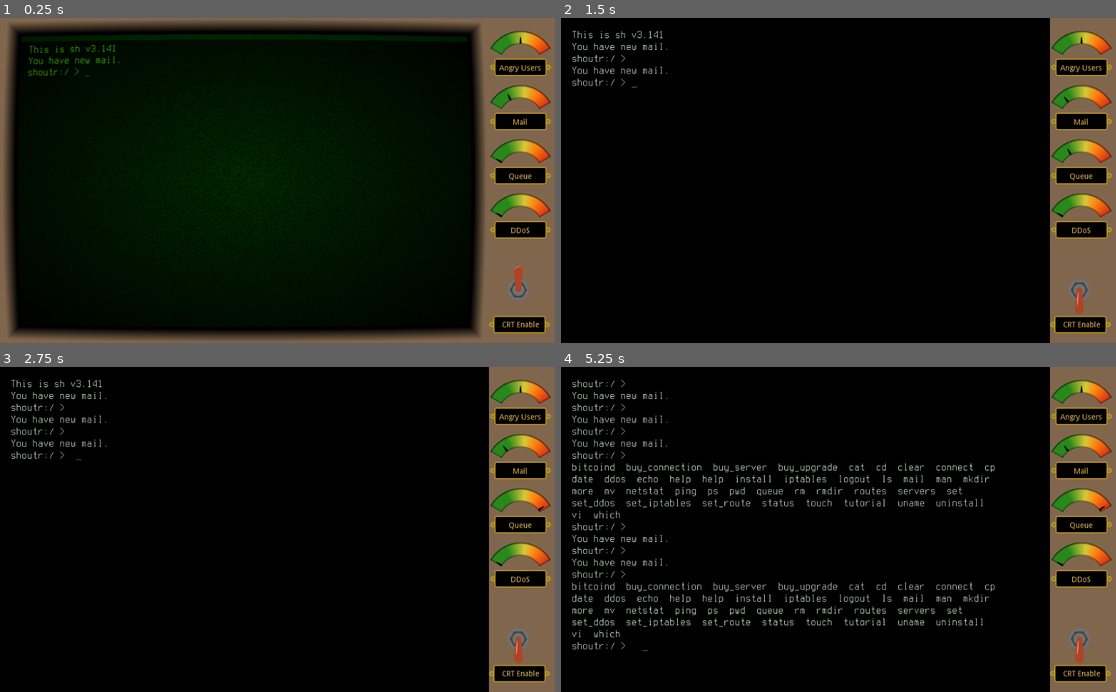
Above: before the commit, frames 1-4 (two rows, left to right).
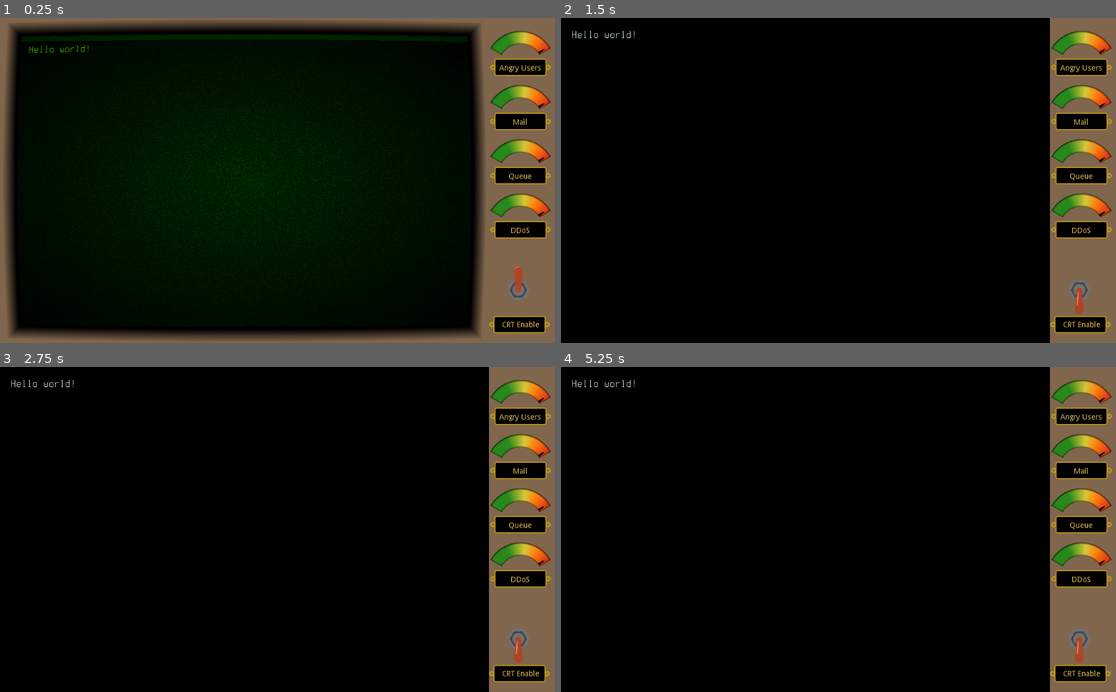
Above: after the commit, the same moments.

Repository: SmBe19/LD46
Game: Godot game, scene res://scn/root.tscn
Same seed, same stepped clock (60 frames per second), same inputs: the game is played once before the commit and once after it.
Inputs (mouse positions are in pixels of both pictures, inside the frame that each line leads up to):
- Up to frame 1 (0.25 s): no input
- Up to frame 2 (1.5 s): click (1077, 291) at 0.5 s; tap Enter at 1.25 s; hold Right from 1.28 s (still down); tap Backspace at 1.35 s
- Up to frame 3 (2.75 s): tap Space at 1.52, 2, 2.27 s; release Right at 2.03 s; hold Down from 2.03 s (still down); tap Enter at 2.1 s
- Up to frame 4 (5.25 s): tap Enter at 2.75, 4.25, 4.35 s; release Down at 2.78 s; hold Right 2.78-3.53 s; tap Tab at 2.85, 5.1 s; tap Space at 3.5, 3.77, 4.52, 5 s; hold Up 3.53-4.28 s; tap Backspace at 3.6 s; hold Left from 4.28 s (still down)

The runs differ from the first frame. In frame 1, 0.4% of the frame differs, in the area x 5-99%, y 5-62%; in frame 2, 0.5%; in frame 3, 0.6%; in frame 4, 4.1%, in the area x 2-99%, y 3-88%.
Error before the commit: Invalid get index '0' (on base: 'Nil'). (res://src/cmd/sh.gd:63)
Error after the commit: Parse Error: Too few arguments for "_init()" call. Expected at least 3. (res://src/root.gd:185)

Commit message:
daily report

Diff:
--- a/cfg/requests.json
+++ b/cfg/requests.json
@@ -1,7 +1,7 @@
 [
 	{
-		"name": "fake",
-		"human_name": "Fake Request",
+		"name": "ddos",
+		"human_name": "DDoS Request",
 		"level": -1,
 		"requirements": []
 	},
--- a/cfg/services.json
+++ b/cfg/services.json
@@ -134,7 +134,7 @@
 	"human_name": "Blackhole Package Dropper",
 	"inputs": [
 		{
-		"name": "fake",
+		"name": "ddos",
 		"count": 1
 		}
 	],
@@ -146,10 +146,10 @@
 	},
 	{
 	"name": "analyzer",
-	"human_name": "Fake Request Analyzer",
+	"human_name": "DDoS Request Analyzer",
 	"inputs": [
 		{
-		"name": "fake",
+		"name": "ddos",
 		"count": 10
 		}
 	],
--- a/src/cmd/ddos.gd
+++ b/src/cmd/ddos.gd
@@ -5,9 +5,9 @@
 
 func help():
 	send_output("Show ddos configuration.\n")
-	send_output("Some users flood your network with fake requests. You don't receive any money from these requests and the only goal is to overwhelm your system.")
-	send_output("You can use DDoS detection to scan a request. If the request is deemed a fake request, its request type is changed to 'fake'. Note however, that some small part of the real requests will also be classified as fake (see set_ddos).\n")
-	send_output("The fake requests can be sent to the blackhole service, which just drops them, or to the analyzer service, which gives you the corresponding ip addresses. You can then use these with iptables and in the ddos configuration to filter the traffic.\n")
+	send_output("Some users flood your network with fake ddos requests. You don't receive any money from these requests and the only goal is to overwhelm your system.")
+	send_output("You can use DDoS detection to scan a request. If the request is deemed a ddos request, its request type is changed to 'ddos'. Note however, that some small part of the real requests will also be classified as ddos (see set_ddos).\n")
+	send_output("The ddos requests can be sent to the blackhole service, which just drops them, or to the analyzer service, which gives you the corresponding ip addresses. You can then use these with iptables and in the ddos configuration to filter the traffic.\n")
 	usage()
 	send_output("\nAlso see: set_ddos, queue")
 
@@ -33,7 +33,7 @@
 	for i in server.ddos_detected:
 		blocked += i
 	send_output('Checked ' + str(checked) + ' requests in last 30s.')
-	send_output('Detected ' + str(blocked) + ' fake requests in last 30s.')
+	send_output('Detected ' + str(blocked) + ' ddos requests in last 30s.')
 	for route in node.children.keys():
 		if route.begins_with('.'):
 			continue
--- a/src/cmd/debug_init.gd
+++ b/src/cmd/debug_init.gd
@@ -12,7 +12,7 @@
 	Root.servers[2].install_service('database')
 	Root.servers[1].install_service('analyzer')
 	server.fs_root.open('etc/requests/*', true).content = 'apps'
-	server.fs_root.open('etc/requests/fake', true).content = 'shoutr\nanalyzer\n'
+	server.fs_root.open('etc/requests/ddos', true).content = 'shoutr\nanalyzer\n'
 
 	for i in 20:
 		UserHandler.generate_user()
--- a/src/cmd/man.gd
+++ b/src/cmd/man.gd
@@ -71,7 +71,7 @@
 				send_output(" * " + type + " x" + str(requests[type]))
 		if args[1] == 'ddos':
 			send_output(' ')
-			send_output('This service will return the same request or a fake request.')
+			send_output('This service will return the same request or a ddos request if detected.')
 		foundSomething = true
 	if args[1] == "list":
 
--- a/src/cmd/set_ddos.gd
+++ b/src/cmd/set_ddos.gd
@@ -5,7 +5,7 @@
 
 func help():
 	send_output("Set ddos configuration.\n")
-	send_output("The ddos checker has a certain probability of marking a valid request as fake.\nWith check_count the packet is inspected several times and thus this probability decreases.\nA request is only checked with a certain probability (given by sample_rate, a value between 0 and 100).\n")
+	send_output("The ddos checker has a certain probability of marking a valid request as ddos.\nWith check_count the packet is inspected several times and thus this probability decreases.\nA request is only checked with a certain probability (given by sample_rate, a value between 0 and 100).\n")
 	send_output("\nThese configs can be changed on an ip range basis (ip_prefix is the first part of the ip address, e.g. '10' denotes the ip range '10.0.0.0/24').\nUse * to set the default configuration.\n")
 	usage()
 	send_output("\nAlso see: ddos")
--- a/src/mail/user.gd
+++ b/src/mail/user.gd
@@ -9,9 +9,11 @@
 var type
 var sendsMails : bool = false
 
-func _init(type):
+func _init(type, init = true):
 	self.type = type
 	happiness = 0.5
+	if not init:
+		return
 	var existingMailer = false
 	for user in UserHandler.users:
 		if user.type == type and user.sendsMails:
@@ -42,6 +44,7 @@
 		MailHandler.send_mail(mail)
 	if happiness < 0:
 		print("User left")
+		Root.daily_users_left += 1
 		UserHandler.remove_user(self)
 
 func generate_request():
@@ -64,6 +67,7 @@
 		if Root.game_tick - request.start_tick > 200:
 			print("Took too long to process request", request.id)
 			packets.erase(request)
+			Root.daily_request_fail += 1
 			failed_request()
 	if (randi() % 10 == 0 and len(packets) < 3):
 		generate_request()
--- a/src/mail/user_handler.gd
+++ b/src/mail/user_handler.gd
@@ -20,6 +20,7 @@
 	return json_result.result
 
 func generate_user():
+	Root.daily_users_new += 1
 	var index = randi() % len(user_types)
 	var user = User.new(user_types[index])
 	users.append(user)
--- a/src/root.gd
+++ b/src/root.gd
@@ -1,7 +1,6 @@
 extends Control
 
 const TICK_PER_SECOND = 10
-const LOSE_TICK_WITHOUT_SUCCESS = 100000 # TODO reduce
 
 var request_handler
 var servers = []
@@ -12,14 +11,43 @@
 var global_uuid = 0
 var money = 2048
 var money_log = []
-
-var last_successful_request = 0
+var daily_report_mail_type
+var daily_report_sender_type
+var daily_report_sender
+var daily_request_complete = 0
+var daily_request_complete_fake = 0
+var daily_request_fail = 0
+var daily_request_drop = 0
+var daily_request_block = 0
+var daily_request_fake_checked = 0
+var daily_request_fake_detected = 0
+var daily_request_fake_detected_wrong = 0
+var daily_request_fake_dropped = 0
+var daily_request_fake_blocked = 0
+var daily_users_new = 0
+var daily_users_left = 0
+
 var game_running = true
 
 func _init():
 	randomize()
 	add_new_server("shoutr", "10.0.0.1")
 	servers[0].disk *= 2
+	init_daily_report()
+
+func init_daily_report():
+	daily_report_mail_type = MailType.new({
+		'content': '',
+		'subject': 'Daily Report',
+		'type': 'daily_report',
+	})
+	daily_report_sender_type = UserType.new({
+		'name': 'Daily Report',
+		'mail': 'daily-report@shoutr.io',
+		'hacker': false,
+		'politeness': 0,
+	})
+	daily_report_sender = User.new(daily_report_sender_type, false)
 
 func average(values):
 	var sum = 0
@@ -88,10 +116,11 @@
 	global_uuid += 1
 	return global_uuid
 
-func complete_request(request):
+func request_completed(request):
 	if request.fake_request:
+		daily_request_complete_fake += 1
 		return
-	last_successful_request = game_tick
+	daily_request_complete += 1
 	var duration = game_tick - request.start_tick
 	if duration == 0:
 		duration += 1
@@ -104,10 +133,19 @@
 func produce_request(request):
 	var server = servers[0]
 	if len(server.input_queue) >= server.queue_length:
+		if request.fake_request:
+			daily_request_fake_dropped += 1
+		else:
+			daily_request_drop += 1
 		return false
 	if server.receive_request(request):
-		request.connect("request_fulfilled", self, "complete_request")
+		request.connect("request_fulfilled", self, "request_completed")
 		return true
+	else:
+		if request.fake_request:
+			daily_request_fake_blocked += 1
+		else:
+			daily_request_block += 1
 	return false
 
 
@@ -143,6 +181,39 @@
 		ddos /= enabled
 	$"/root/ScnRoot/DDoS".value = ddos
 
+func send_daily_report():
+	var mail = Mail.new(daily_report_mail_type, daily_report_sender)
+	mail.content += 'Users\n'
+	mail.content += 'Total: ' + str(len(UserHandler.users)) + '\n'
+	mail.content += 'New: ' + str(daily_users_new) + '\n'
+	mail.content += 'Lost: ' + str(daily_users_left) + '\n'
+	mail.content += '\n'
+	mail.content += 'Real Requests\n'
+	mail.content += 'Served: ' + str(daily_request_complete) + '\n'
+	mail.content += 'Timeout: ' + str(daily_request_fail) + '\n'
+	mail.content += 'Dropped: ' + str(daily_request_drop) + '\n'
+	mail.content += 'Blocked: ' + str(daily_request_block) + '\n'
+	mail.content += '\n'
+	mail.content += 'DDoS Requests\n'
+	mail.content += 'Served: ' + str(daily_request_complete_fake) + '\n'
+	mail.content += 'Dropped: ' + str(daily_request_fake_dropped) + '\n'
+	mail.content += 'Blocked: ' + str(daily_request_fake_blocked) + '\n'
+	mail.content += 'Checked: ' + str(daily_request_fake_checked) + '\n'
+	mail.content += 'Detected Correct: ' + str(daily_request_fake_detected) + '\n'
+	mail.content += 'Detected Wrong: ' + str(daily_request_fake_detected_wrong) + '\n'
+	daily_request_complete = 0
+	daily_request_complete_fake = 0
+	daily_request_fail = 0
+	daily_request_drop = 0
+	daily_request_block = 0
+	daily_request_fake_checked = 0
+	daily_request_fake_detected = 0
+	daily_request_fake_detected_wrong = 0
+	daily_request_fake_dropped = 0
+	daily_request_fake_blocked = 0
+	daily_users_new = 0
+	daily_users_left = 0
+	MailHandler.send_mail(mail)
 
 func tick():
 	game_tick += 1
@@ -152,8 +223,11 @@
 		server.tick()
 	for server in servers:
 		server.process_incoming()
-	if game_tick - last_successful_request > LOSE_TICK_WITHOUT_SUCCESS:
+	# TODO check lose condition
+	if false:
 		game_running = false
+	if game_tick % (TICK_PER_SECOND * 5) == 0:
+		send_daily_report()
 	update_displays()
 
 func _process(delta):
--- a/src/server.gd
+++ b/src/server.gd
@@ -278,15 +278,16 @@
 		if service.is_finished():
 			used_ram -= service.type.ram
 			if service.type.service_name == 'analyzer':
-				for request in service.request_queue[RequestHandler.request_types['fake']]:
-					write_log('analyzer.log', 'Fake request from ' + request.source_ip + '.')
+				for request in service.request_queue[RequestHandler.request_types['ddos']]:
+					write_log('analyzer.log', 'DDoS request from ' + request.source_ip + '.')
 			var results = service.get_results()
 			if results:
 				for request in results:
 					input_queue.append(request)
 					if service.type.service_name == 'ddos':
 						ddos_checked[0] += 1
-					if request.type.request_name == 'fake':
+						Root.daily_request_fake_checked += 1
+					if request.type.request_name == 'ddos':
 						ddos_detected[0] += 1
 
 func tick():
--- a/src/services/ddos_service.gd
+++ b/src/services/ddos_service.gd
@@ -13,7 +13,7 @@
 		request_queue[rtype] = []
 
 func can_handle(_request):
-	return not running and not current_request and _request.ddos_check_count > 0 and _request.type.request_name != 'fake'
+	return not running and not current_request and _request.ddos_check_count > 0 and _request.type.request_name != 'ddos'
 
 func handle_request(request):
 	if can_handle(request):
@@ -43,8 +43,12 @@
 		if randf() > FALSE_POSITIVE_RATE:
 			fake_fake = false
 	current_request.ddos_check_count = 0
+	if fake_fake:
+		Root.daily_request_fake_detected_wrong += 1
+	elif current_request.fake_request:
+		Root.daily_request_fake_detected += 1
 	if current_request.fake_request or fake_fake:
-		res = [Request.new(Root.get_uuid(), current_request.root_id, current_request.source_ip, RequestHandler.request_types['fake'])]
+		res = [Request.new(Root.get_uuid(), current_request.root_id, current_request.source_ip, RequestHandler.request_types['ddos'])]
 	current_request = null
 	running = false
 	return res
